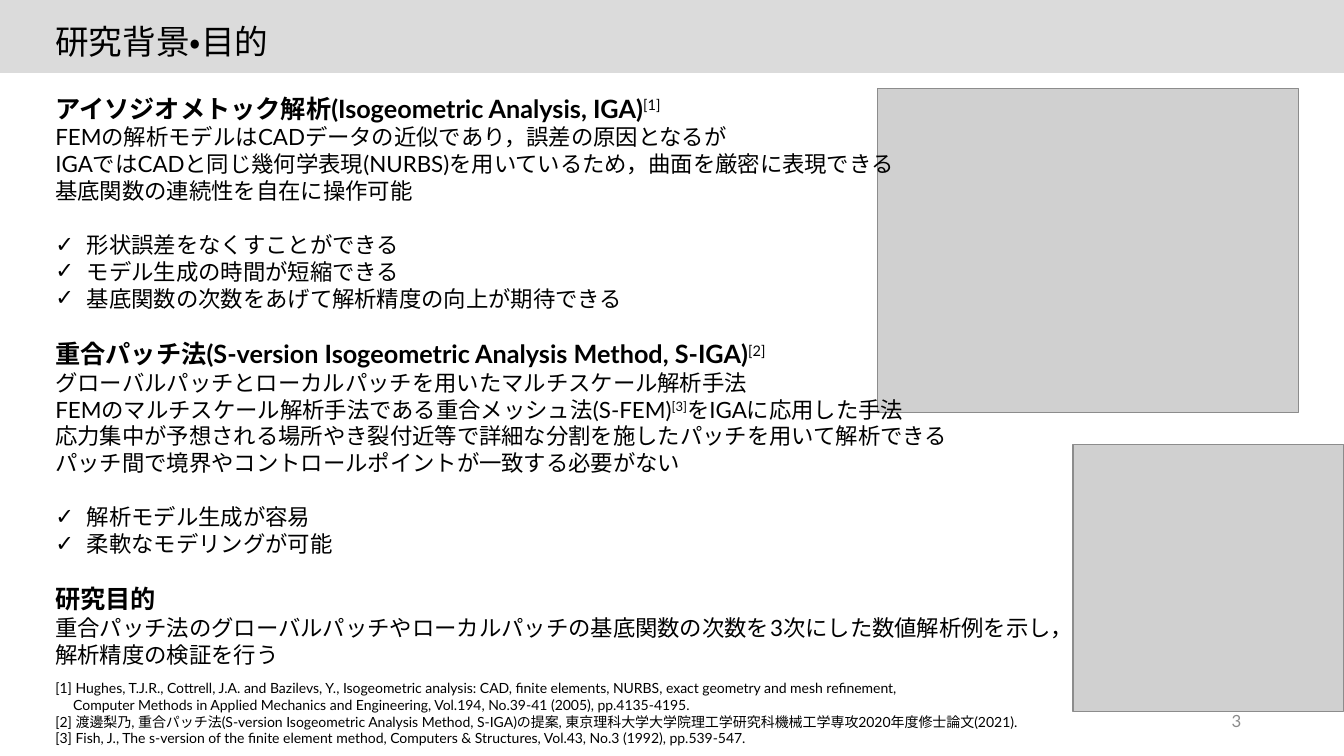
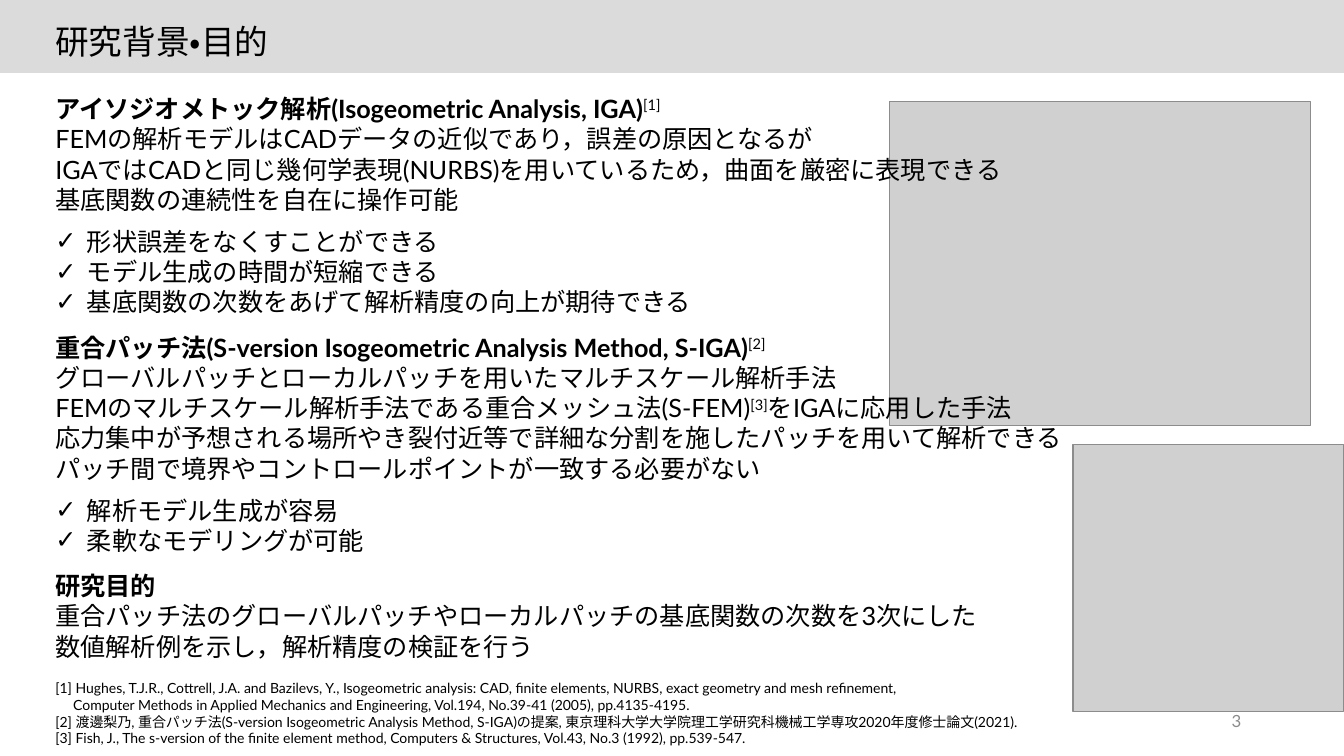
Before and after one commit to JoTsuchi22/lab_share, a slide deck: slide 3 of 卒論発表/最終版/20220208_卒業発表_土山雄飛.pptx. Drawn at 1344x756 pixels with LibreOffice and Linux fonts; fonts in the diff are those of the drawing; grey boxes stand for pictures. Boxes give left, top, right and bottom in pixels: in the first picture for what was removed or moved away, otherwise in the second. Text is boxed around its words. In the diff, an @@ line names an element or a change of style, - is before the commit and + after.

```diff
--- a/卒論発表/最終版/20220208_卒業発表_土山雄飛.pptx
+++ b/卒論発表/最終版/20220208_卒業発表_土山雄飛.pptx
@@ picture: place and size @@
-picture at box(878, 89, 1299, 412)
+picture at box(890, 102, 1311, 425)
@@ text at box(55, 127, 1062, 552): size 16 to 18 pt in "FEMの解析モデルはCADデータの近似であり，誤差の原因となるが", "IGAではCADと同じ幾何学表現(NURBS)を用いているため，曲面を厳密に表現できる", "基底関数の連続性を自在に操作可能", "形状誤差をなくすことができる" and 8 more places @@
@@ text at box(55, 603, 977, 659): text changed; size 16 to 18 pt @@
-重合パッチ法のグローバルパッチやローカルパッチの基底関数の次数を3次にした数値解析例を示し，
-解析精度の検証を行う
+重合パッチ法のグローバルパッチやローカルパッチの基底関数の次数を3次にした
+数値解析例を示し，解析精度の検証を行う
```
Also in this commit, not shown: 17 other slides changed, 13 other files.
